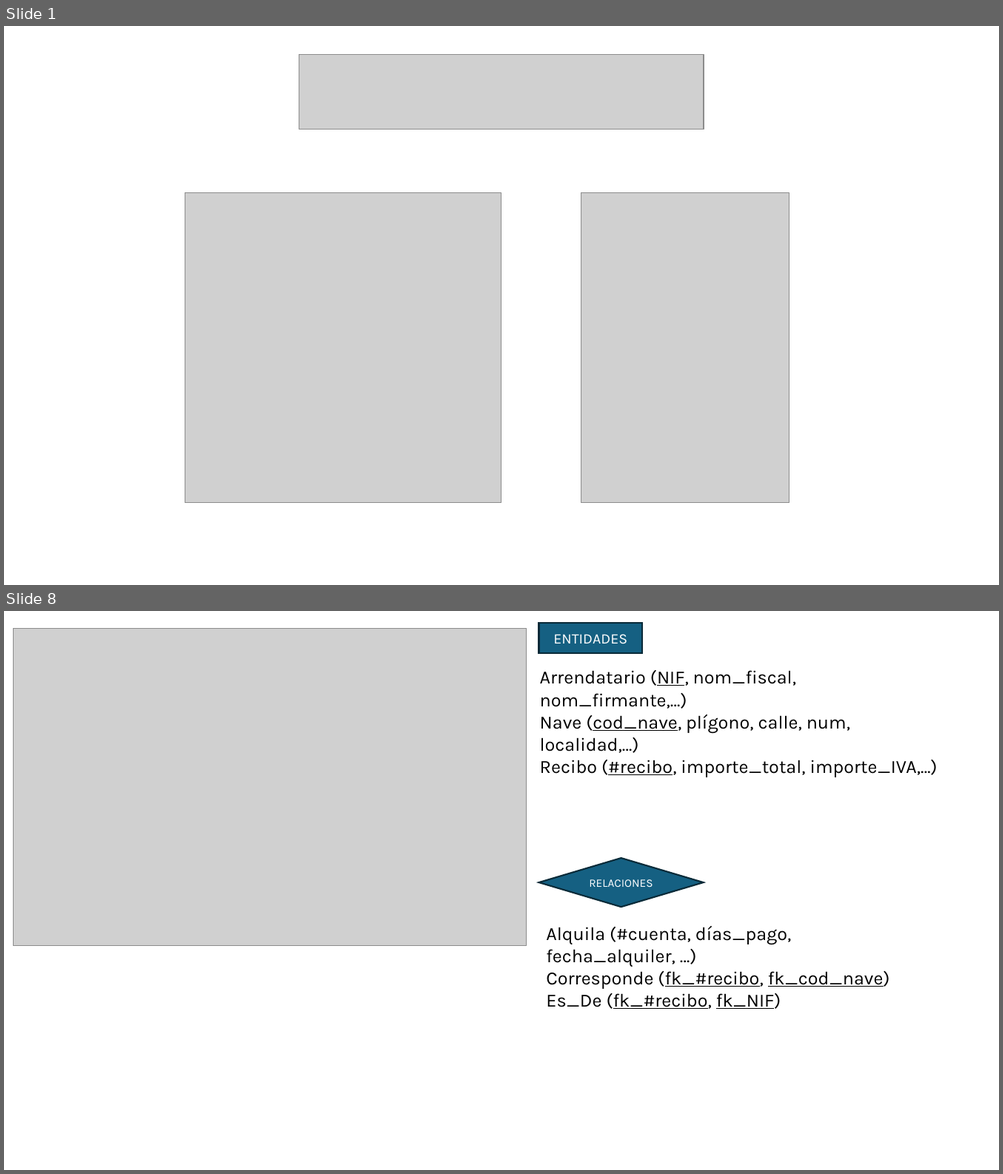
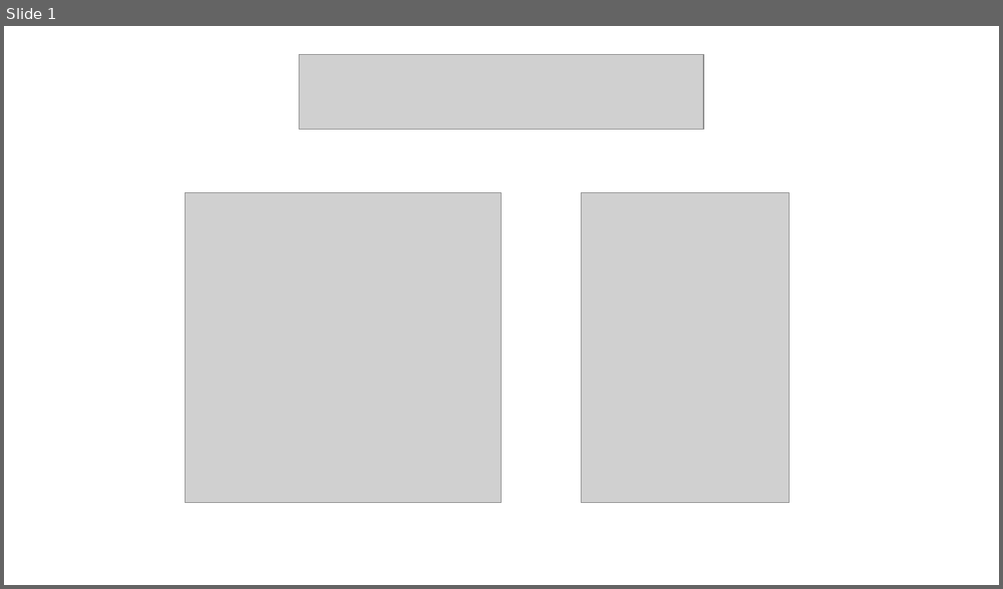
Before and after one commit to AchillesD9-Alex/-2024-Java-Angular-Bootcamp, a slide deck: [JAVA]/C3/TA14/ta14.pptx. Shown one above the other, each under a label of ours: slides 1 and 8 before the commit, slide 1 after it; the slides between them are not shown. The pictures are 1003x1174 and 1003x589 pixels, drawn with LibreOffice and Linux fonts; fonts in the diff are those of the drawing; grey boxes stand for pictures. Boxes give left, top, right and bottom in pixels: in the first picture for what was removed or moved away, otherwise in the second. Text is boxed around its words. In the diff, an @@ line names an element or a change of style, - is before the commit and + after.

```diff
--- a/[JAVA]/C3/TA14/ta14.pptx
+++ b/[JAVA]/C3/TA14/ta14.pptx
@@ slide 8 removed at [4,611,999,1170], background #FFFFFF @@
@@ picture removed at [14,628,526,946] @@
@@ rectangle removed at [539,623,643,652] @@
-ENTIDADES
@@ text removed at [540,670,937,777] @@
-Arrendatario (NIF, nom_fiscal, nom_firmante,…)
-Nave (cod_nave, plígono, calle, num, localidad,…)
-Recibo (#recibo, importe_total, importe_IVA,…)
@@ diamond removed at [539,858,703,907] @@
-RELACIONES
@@ text removed at [546,926,890,1009] @@
-Alquila (#cuenta, días_pago, fecha_alquiler, …)
-Corresponde (fk_#recibo, fk_cod_nave)
-Es_De (fk_#recibo, fk_NIF)
```
Also in this commit, not shown: 12 slides added, 7 other slides removed, 1 other file.
